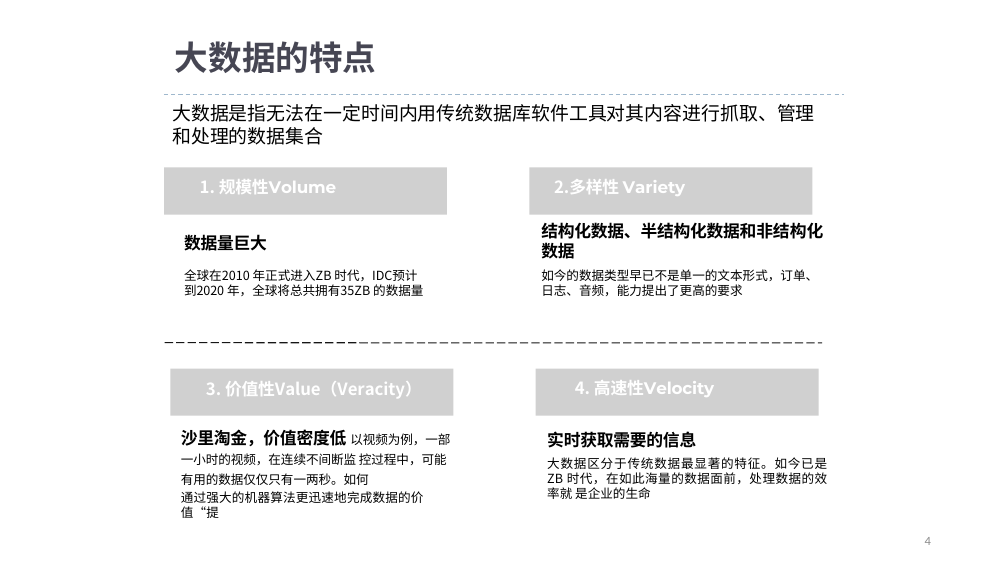
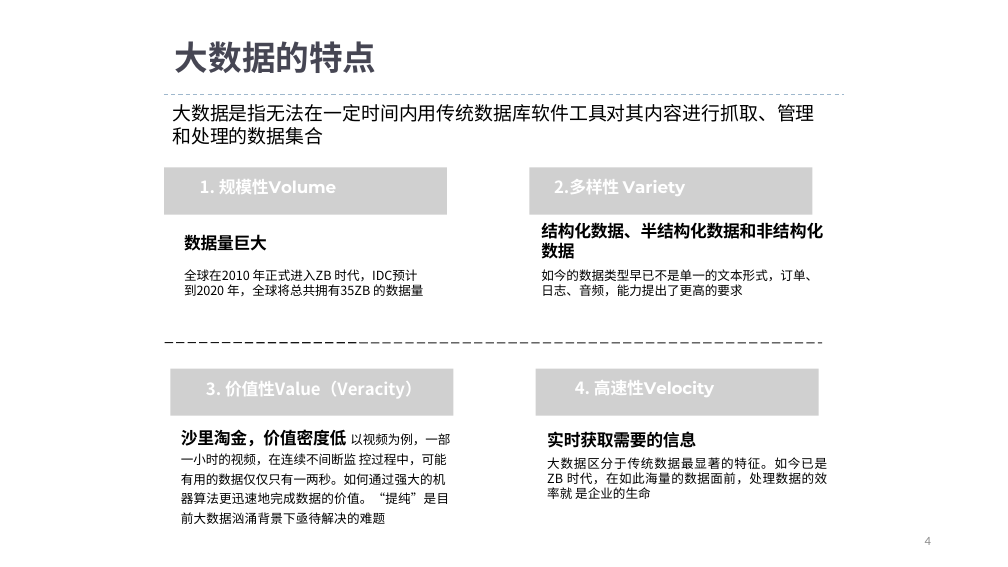
Before and after one commit to prm10/paper, a slide deck: slide 4 of presentation/big data.pptx. Drawn at 1008x567 pixels with LibreOffice and Linux fonts; fonts in the diff are those of the drawing; grey boxes stand for pictures. Boxes give left, top, right and bottom in pixels: in the first picture for what was removed or moved away, otherwise in the second. Text is boxed around its words. In the diff, an @@ line names an element or a change of style, - is before the commit and + after.

```diff
--- a/presentation/big data.pptx
+++ b/presentation/big data.pptx
@@ text at <box>181,429,450,524</box>: text changed @@
-沙里淘金，价值密度低 以视频为例，一部一小时的视频，在连续不间断监 控过程中，可能有用的数据仅仅只有一两秒。如何
-通过强大的机器算法更迅速地完成数据的价值“提
+沙里淘金，价值密度低 以视频为例，一部一小时的视频，在连续不间断监 控过程中，可能有用的数据仅仅只有一两秒。如何通过强大的机器算法更迅速地完成数据的价值。“提纯”是目前大数据汹涌背景下亟待解决的难题
```
Also in this commit, not shown: 11 other slides changed, 2 slides added, 1 slide removed.
